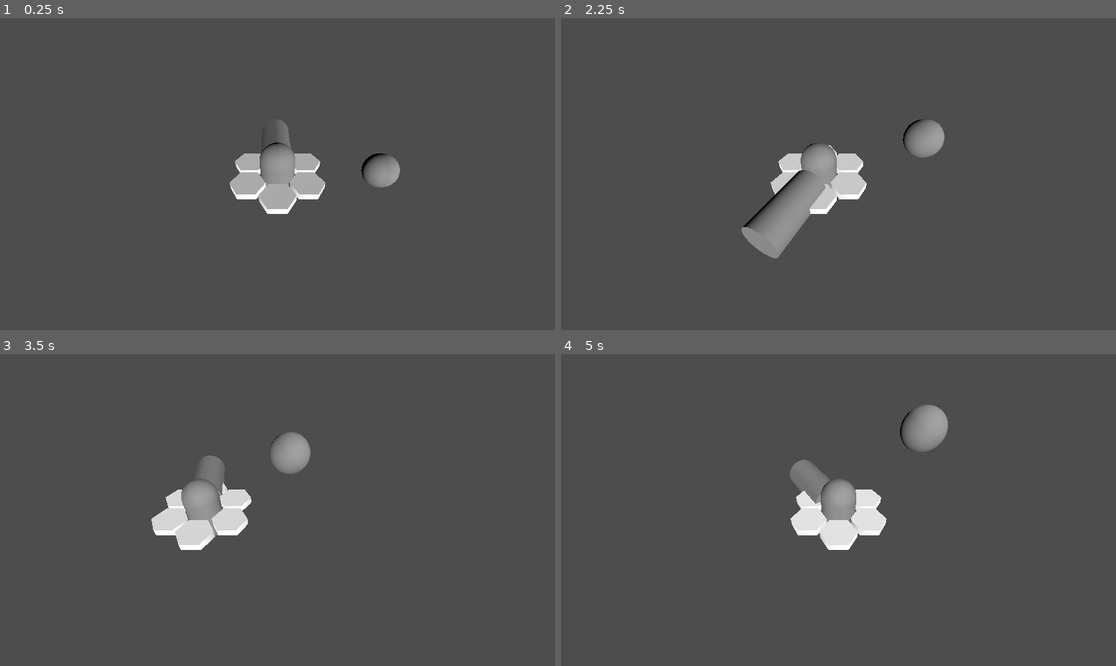
Above: before the commit, frames 1-4 (two rows, left to right).
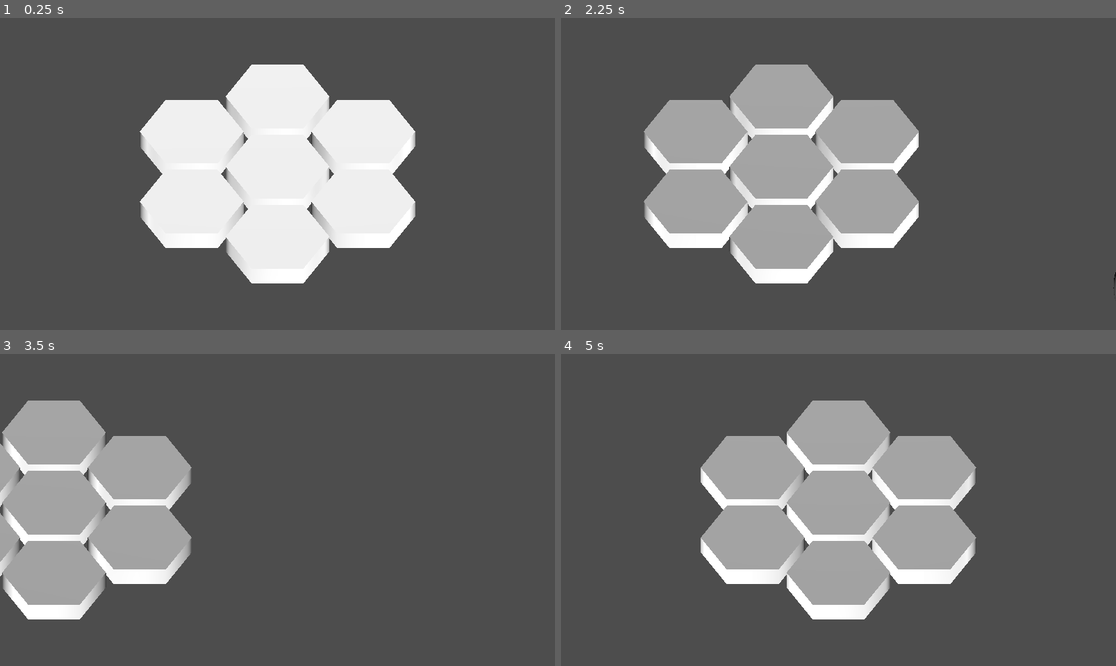
Above: after the commit, the same moments.

Repository: AriJalk/godot-hex-grid-module
Game: Godot game, scene res://scenes/map_scene.tscn
Same seed, same stepped clock (60 frames per second), same inputs: the game is played once before the commit and once after it.
Inputs (mouse positions are in pixels of both pictures, inside the frame that each line leads up to):
- Up to frame 1 (0.25 s): no input
- Up to frame 2 (2.25 s): drag from (838, 174) to (894, 105) at 0.52 s; drag from (727, 189) to (810, 236) at 1.27 s; move the mouse to (894, 105) at 2.02 s; hold Right (ui_right) from 2.03 s (still down)
- Up to frame 3 (3.5 s): release Right (ui_right) at 2.75 s; drag from (249, 572) to (111, 463) at 2.77 s
- Up to frame 4 (5 s): move the mouse to (1005, 556) at 3.52 s; hold Left (ui_left) 3.53-4.25 s; tap Space (ui_select) at 3.77 s; drag from (672, 463) to (755, 432) at 4.27 s

The runs differ from the first frame. In frame 1, 25% of the frame differs, in the area x 25-75%, y 14-86%; in frame 2, 25%; in frame 3, 22%; in frame 4, 25%.

Commit message:
Extracted rotation booms for cameras/lights

Diff:
--- a/scenes/map_scene.tscn
+++ b/scenes/map_scene.tscn
@@ -1,16 +1,14 @@
 [gd_scene load_steps=9 format=3 uid="uid://5cem3nxe88ll"]
 
-[ext_resource type="Script" path="res://scripts/node_scripts/camera/rotated_camera.gd" id="2_h0wlf"]
 [ext_resource type="Script" path="res://scripts/engine/core/game_manager.gd" id="3_ab3ll"]
 [ext_resource type="Script" path="res://scripts/engine/ui/drag_control.gd" id="3_v87lx"]
 [ext_resource type="Script" path="res://scripts/engine/ui/input_manager.gd" id="4_2fw7u"]
-[ext_resource type="Script" path="res://scripts/node_scripts/light/orbit_boom.gd" id="5_1cxnc"]
+[ext_resource type="Script" path="res://scripts/node_scripts/camera/rotated_camera.gd" id="4_mr7tj"]
+[ext_resource type="Script" path="res://scripts/node_scripts/movable_node.gd" id="4_tmqg8"]
+[ext_resource type="Script" path="res://scripts/node_scripts/camera/zoomed_orthographic_camera.gd" id="6_4dbuf"]
+[ext_resource type="Script" path="res://scripts/node_scripts/auto_orbit_node.gd" id="6_pfx3o"]
 
 [sub_resource type="SphereMesh" id="SphereMesh_8sru1"]
-
-[sub_resource type="CapsuleMesh" id="CapsuleMesh_n64ux"]
-
-[sub_resource type="CylinderMesh" id="CylinderMesh_yqn7e"]
 
 [node name="MapScene" type="Node3D"]
 
@@ -38,23 +36,33 @@
 [node name="DirectionalLight3D" type="DirectionalLight3D" parent="."]
 transform = Transform3D(1, 0, 0, 0, 0.957622, 0.288029, 0, -0.288029, 0.957622, 0, 0, 0)
 
-[node name="RotatedCamera" type="Node3D" parent="." node_paths=PackedStringArray("drag_control", "camera")]
-script = ExtResource("2_h0wlf")
-drag_control = NodePath("../UI/DragControl")
+[node name="MovableNode" type="Node3D" parent="." node_paths=PackedStringArray("moved_node", "forward_node")]
+script = ExtResource("4_tmqg8")
+moved_node = NodePath("RotatedCamera")
+forward_node = NodePath("RotatedCamera/Camera3D")
+
+[node name="RotatedCamera" type="Node3D" parent="MovableNode" node_paths=PackedStringArray("drag_control", "camera")]
+script = ExtResource("4_mr7tj")
+drag_control = NodePath("../../UI/DragControl")
 camera = NodePath("Camera3D")
-camera_radius = 4.5
-rotation_acceleration = 10.0
+rotation_acceleration = 5.0
+rotation_axis_2 = 2
 
-[node name="Camera3D" type="Camera3D" parent="RotatedCamera"]
+[node name="Camera3D" type="Camera3D" parent="MovableNode/RotatedCamera"]
+projection = 1
 current = true
 size = 3.0
+script = ExtResource("6_4dbuf")
+scroll_acceleration = 1.2
 
 [node name="Grid" type="Node3D" parent="."]
 
 [node name="RotatingLight" type="Node3D" parent="." node_paths=PackedStringArray("orbit_node")]
-script = ExtResource("5_1cxnc")
+script = ExtResource("6_pfx3o")
+orbit_speed = 50
 orbit_node = NodePath("DirectionalLight3D")
-orbit_radius = 3.0
+rotation_axis_1 = 1
+rotation_axis_2 = 0
 
 [node name="DirectionalLight3D" type="DirectionalLight3D" parent="RotatingLight"]
 light_energy = 0.5
@@ -63,10 +71,3 @@
 [node name="MeshInstance3D" type="MeshInstance3D" parent="RotatingLight/DirectionalLight3D"]
 mesh = SubResource("SphereMesh_8sru1")
 skeleton = NodePath("../..")
-
-[node name="MeshInstance3D" type="MeshInstance3D" parent="RotatingLight"]
-mesh = SubResource("CapsuleMesh_n64ux")
-
-[node name="MeshInstance3D" type="MeshInstance3D" parent="RotatingLight/MeshInstance3D"]
-transform = Transform3D(1, 0, 0, 0, -4.37114e-08, -1, 0, 1, -4.37114e-08, 0, 0, -1.50167)
-mesh = SubResource("CylinderMesh_yqn7e")
--- /dev/null
+++ b/scripts/node_scripts/auto_orbit_node.gd
@@ -0,0 +1,7 @@
+extends OrbitNode
+
+@export_range(0, 100) var orbit_speed = 1
+
+func _physics_process(delta: float) -> void:
+	orbit_rotation += orbit_speed * delta
+	set_position_on_circle()
--- a/scripts/node_scripts/camera/rotated_camera.gd
+++ b/scripts/node_scripts/camera/rotated_camera.gd
@@ -1,71 +1,29 @@
-#A camera boom that holds a camera that can be positioned on a circle around this node
 class_name RotatedCamera
-extends Node3D
+extends OrbitNode
 
 @export var drag_control : DragControl
 @export var camera : Camera3D
-@export_range(1, 20) var camera_radius : float
-@export_range(0.1, 5) var movement_speed : float = 3
 @export var rotation_acceleration : float = 1
 
-var _horizontal_rotation : float = 90
-@onready var _currentRadius = camera_radius
+const offset_vector = Vector3(0, 4, 0)
+
 var _drag_vector : Vector2
 
-var _movement_vector = Vector3.ZERO
+func _ready():
+	orbit_node = camera
+	drag_control.on_drag_signal.connect(_on_drag)
 
-func _ready():
+	orbit_rotation = 90
+	set_position_on_circle(offset_vector)
 
-	drag_control.on_drag_signal.connect(_on_drag)
-	GlobalServices.signal_manager.key_movement.connect(_on_move)
-	GlobalServices.signal_manager.wheel_movement.connect(_on_scroll)
-	#TODO: actual reset
-	_set_position_on_circle()
+func _exit_tree() -> void:
+	drag_control.on_drag_signal.disconnect(_on_drag)
 
-func _physics_process(delta):
-	if _drag_vector != Vector2.ZERO:
-		_horizontal_rotation += _drag_vector.x * rotation_acceleration * delta
-		_set_position_on_circle()
-
-	if _movement_vector != Vector3.ZERO:
-		position += _movement_vector * delta * movement_speed
-		_movement_vector = Vector3.ZERO
-
-
-func _exit_tree():
-	drag_control.on_drag_signal.disconnect(_on_drag)
-	GlobalServices.signal_manager.key_movement.disconnect(_on_move)
-	GlobalServices.signal_manager.wheel_movement.disconnect(_on_scroll)
-
-func _set_position_on_circle():
-
-	if _horizontal_rotation < -360:
-		_horizontal_rotation += 360
-	elif _horizontal_rotation > 360:
-		_horizontal_rotation -= 360
-
-	var radiansY = deg_to_rad(_horizontal_rotation)
-
-	var x = cos(radiansY) * _currentRadius
-	var z = sin(radiansY) * _currentRadius
-
-
-	var new_position = global_position + Vector3(x, 0, z)
-	new_position.y = 4  # Maintain the current Y position of the camera
-
-	camera.global_position = new_position
-	camera.look_at(global_position)
-	_drag_vector = Vector2.ZERO
+func _physics_process(delta: float) -> void:
+	if (_drag_vector != Vector2.ZERO):
+		orbit_rotation += _drag_vector.x * rotation_acceleration * delta
+		set_position_on_circle(offset_vector)
+		_drag_vector = Vector2.ZERO
 
 func _on_drag(drag_vector : Vector2):
 	_drag_vector = drag_vector
-
-func _on_move(movement_vector : Vector2):
-	var forward = (camera.basis.z * Vector3(1,0,1)).normalized()
-	var right = (camera.basis.x * Vector3(1,0,1)).normalized()
-	_movement_vector = (movement_vector.x * right + movement_vector.y * forward).normalized()
-
-func _on_scroll(scroll_vector : float):
-	if camera.size - scroll_vector * 50 > 0.5:
-		camera.size -= scroll_vector * 20
-		camera.size = clampf(camera.size, 0.5, 9)
--- /dev/null
+++ b/scripts/node_scripts/camera/zoomed_orthographic_camera.gd
@@ -0,0 +1,14 @@
+extends Camera3D
+
+@export_range(0.1, 2) var scroll_acceleration : float = 1
+
+func _ready() -> void:
+	GlobalServices.signal_manager.wheel_movement.connect(_on_scroll)
+
+func _exit_tree() -> void:
+	GlobalServices.signal_manager.wheel_movement.disconnect(_on_scroll)
+
+func _on_scroll(scroll_vector : float):
+	if size - scroll_vector * 50 > 0.5:
+		size -= scroll_vector * 20 * scroll_acceleration
+		size = clampf(size, 0.5, 9)
--- /dev/null
+++ b/scripts/node_scripts/movable_node.gd
@@ -0,0 +1,33 @@
+# Moves along the xz plane
+class_name MovableNode
+extends Node3D
+
+@export_range(0.1, 5) var movement_speed : float = 3
+@export var moved_node : Node3D
+@export var forward_node : Node3D
+
+var _movement_vector = Vector3.ZERO
+
+func _ready() -> void:
+	connect_to_signal()
+
+func _exit_tree() -> void:
+	disconnect_from_signal()
+
+func _physics_process(delta: float) -> void:
+	if _movement_vector != Vector3.ZERO:
+		position += _movement_vector * delta * movement_speed
+		_movement_vector = Vector3.ZERO
+
+func connect_to_signal():
+	if not GlobalServices.signal_manager.key_movement.is_connected(_on_move):
+		GlobalServices.signal_manager.key_movement.connect(_on_move)
+
+func disconnect_from_signal():
+	if GlobalServices.signal_manager.key_movement.is_connected(_on_move):
+		GlobalServices.signal_manager.key_movement.disconnect(_on_move)
+
+func _on_move(movement_vector : Vector2):
+	var forward = (forward_node.basis.z * Vector3(1,0,1)).normalized()
+	var right = (forward_node.basis.x * Vector3(1,0,1)).normalized()
+	_movement_vector = (movement_vector.x * right + movement_vector.y * forward).normalized()
--- a/scripts/node_scripts/light/orbit_boom.gd
+++ b/scripts/node_scripts/orbit_node.gd
@@ -1,25 +1,14 @@
+class_name OrbitNode
 extends Node3D
 
 @export var orbit_node : Node3D
-@export_range(0.1, 20) var orbit_radius : float
-@export_range(0.1, 100) var orbit_rotation_speed : float = 10
-@export_range(0.1, 100) var boom_rotation_speed : float = 1
+@export_range(0.1, 20) var orbit_radius : float = 4
 @export var rotation_axis_1 : int = Vector3.AXIS_X
 @export var rotation_axis_2 : int = Vector3.AXIS_Y
 
 @onready var _currentRadius = orbit_radius
 
-var _orbit_rotation : float = 0
-var _boom_rotation : float = 0
-
-
-func _physics_process(delta):
-	_orbit_rotation += orbit_rotation_speed * delta
-	_set_position_on_circle()
-
-	_boom_rotation += boom_rotation_speed * delta
-	_boom_rotation = _clamp_to_360_degrees(_boom_rotation)
-	rotate_y(deg_to_rad(_boom_rotation))
+var orbit_rotation : float = 0
 
 
 static func _clamp_to_360_degrees(angle : float) -> float:
@@ -42,18 +31,19 @@
 			return Vector3.ZERO
 
 
-func _set_position_on_circle():
+#Use current rotation value to rotate along the circle
+func set_position_on_circle(offset : Vector3 = Vector3.ZERO):
 
-	_orbit_rotation = _clamp_to_360_degrees(_orbit_rotation)
+	orbit_rotation = _clamp_to_360_degrees(orbit_rotation)
 
-	var radiansY = deg_to_rad(_orbit_rotation)
+	var radiansY = deg_to_rad(orbit_rotation)
 
 	var axis1 = cos(radiansY) * _currentRadius
 	var axis2 = sin(radiansY) * _currentRadius
 
 	var change_vector = _get_change_vector(rotation_axis_1, axis1)
 	change_vector += _get_change_vector(rotation_axis_2, axis2)
-	var new_position = global_position + change_vector
+	var new_position = global_position + change_vector + offset
 
 	orbit_node.global_position = new_position
 
